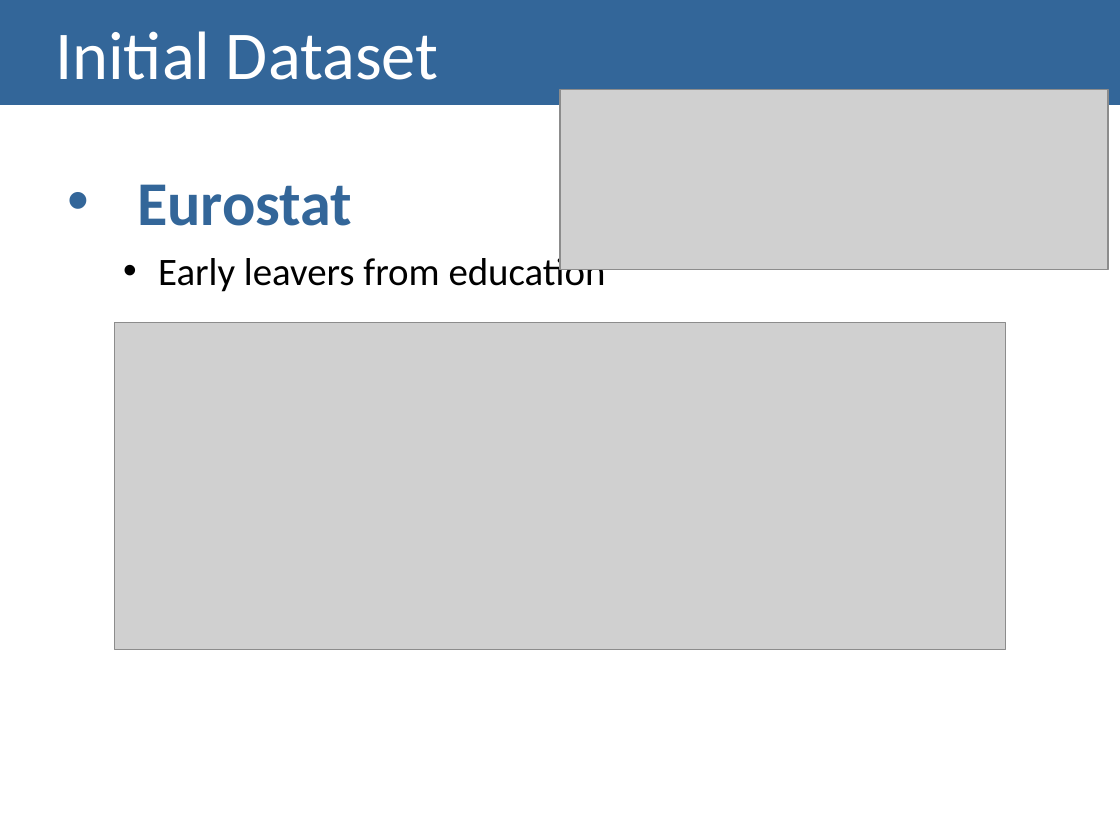
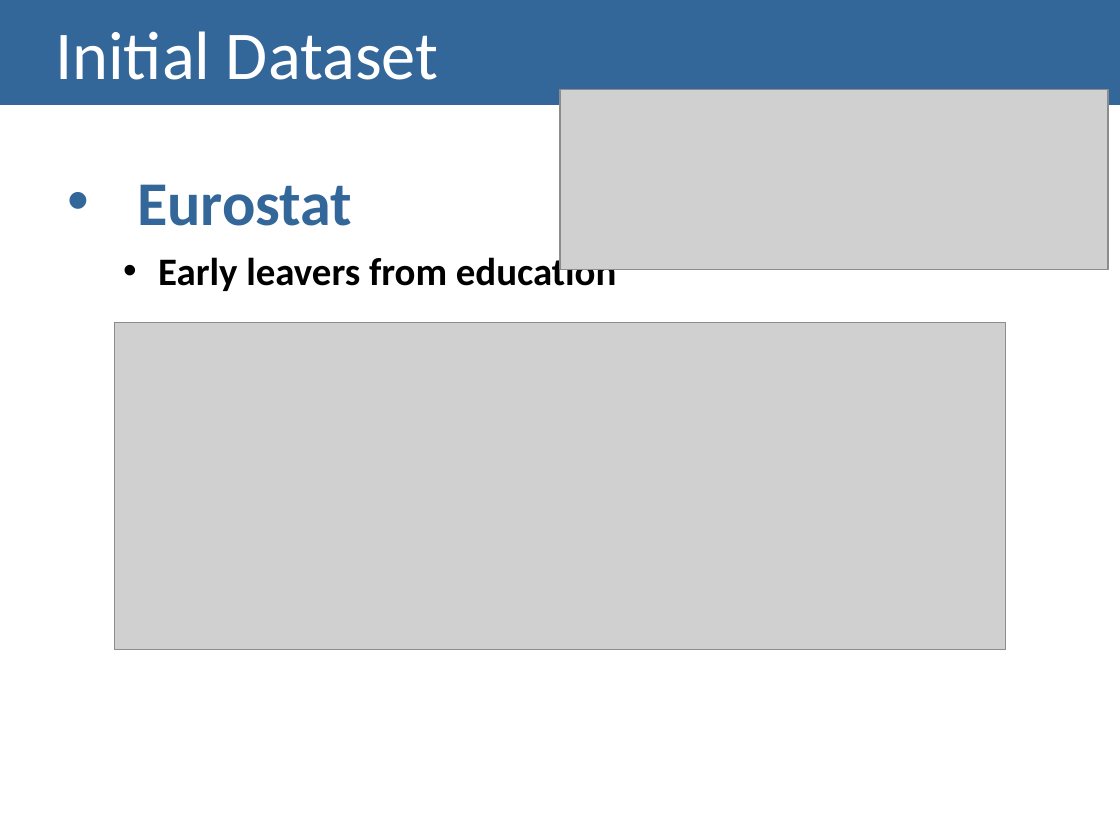
Before and after one commit to MargaridaMorais/information_visualization, a slide deck: slide 3 of CheckpointII/CII_G15.pptx. Drawn at 1120x840 pixels with LibreOffice and Linux fonts; fonts in the diff are those of the drawing; grey boxes stand for pictures. Boxes give left, top, right and bottom in pixels: in the first picture for what was removed or moved away, otherwise in the second. Text is boxed around its words. In the diff, an @@ line names an element or a change of style, - is before the commit and + after.

```diff
--- a/CheckpointII/CII_G15.pptx
+++ b/CheckpointII/CII_G15.pptx
@@ text at (x1=158, y1=253, x2=616, y2=291): bold on in "Early leavers from education" @@
```
Also in this commit, not shown: 9 other slides changed, 1 slide removed, 1 other file.
